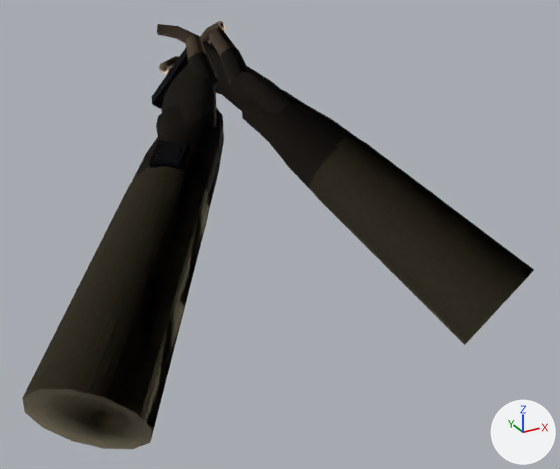
One commit to the glTF model app/src/main/assets/models/fp_hands_t_pistol.glb: the scene before it, then after it.
Camera for both pictures: a camera (50 mm lens) standing at (-0.374, -0.874, 0.165) and looking at (-0.007, -0.207, -0.168). The lights are fixed; the arrows at lower right show +X, +Y and +Z. The older version comes first.

Before the edit, the objects in view are built like this:
```python
ob_weaponroot = bpy.data.objects.new('WeaponRoot', me_handsmesh)
ob_weaponroot.location = (0.0, 0.0, 0.0)
```
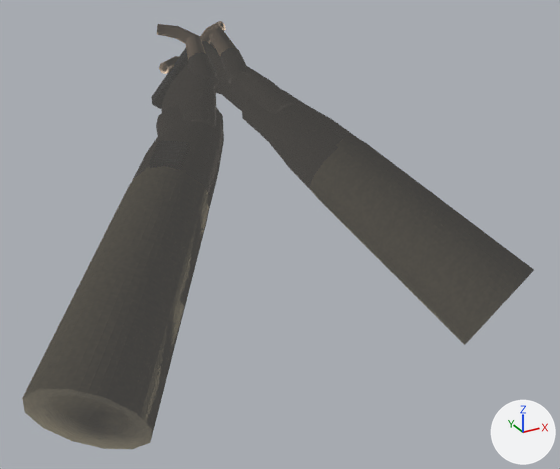
Edits to the bpy script that builds the scene:
```text
Change mat_sleeve:
    where n0 = _N.new('ShaderNodeBsdfPrincipled'); n0.name = 'Principled BSDF'
    add n0.inputs[27].default_value = (0.055, 0.0528, 0.0495, 1.0)  # 'Emission Color', dark grey #42413f
    add n0.inputs[28].default_value = 1.0  # 'Emission Strength'
Change mat_leather:
    where n0 = _N.new('ShaderNodeBsdfPrincipled'); n0.name = 'Principled BSDF'
    add n0.inputs[27].default_value = (0.055, 0.0528, 0.0495, 1.0)  # 'Emission Color', dark grey #42413f
    add n0.inputs[28].default_value = 1.0  # 'Emission Strength'
Change mat_carbon:
    where n0 = _N.new('ShaderNodeBsdfPrincipled'); n0.name = 'Principled BSDF'
    add n0.inputs[28].default_value = 1.0  # 'Emission Strength'
Change mat_skin:
    where n0 = _N.new('ShaderNodeBsdfPrincipled'); n0.name = 'Principled BSDF'
    add n0.inputs[28].default_value = 1.0  # 'Emission Strength'
Change mat_metal:
    where n0 = _N.new('ShaderNodeBsdfPrincipled'); n0.name = 'Principled BSDF'
    add n0.inputs[28].default_value = 1.0  # 'Emission Strength'
```

Boxes [x1, y1, x2, y2] around the edits, measured in the pictures (560 x 469 px):
'WeaponRoot', recoloured, surface changed (lighter): [22, 21, 534, 449] in both
